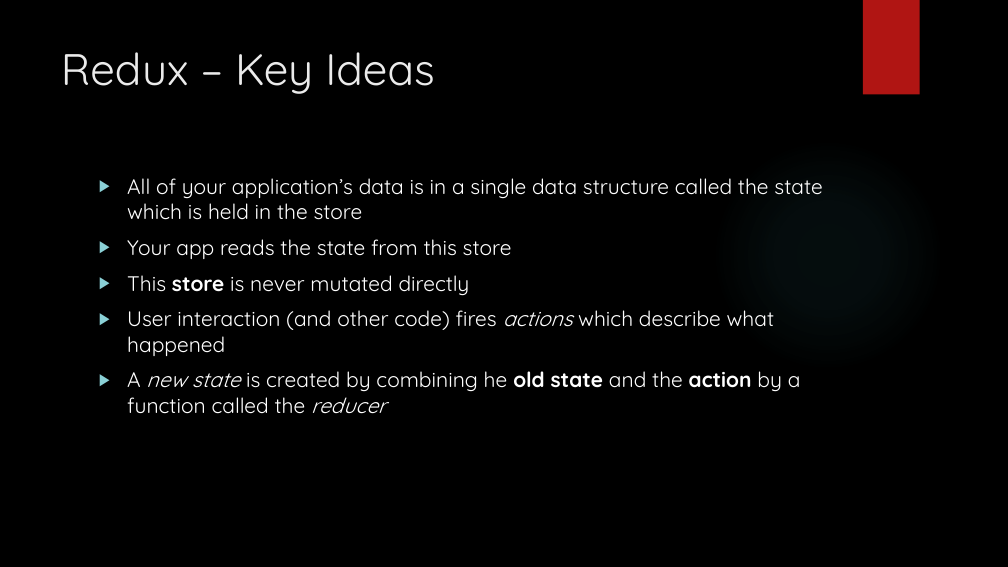
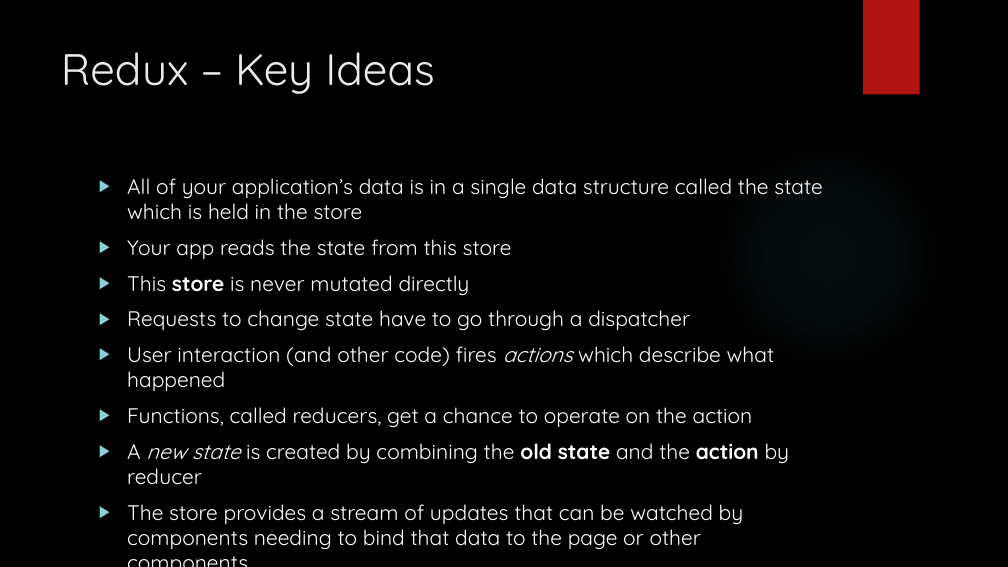
Before and after one commit to hipervee/learnRx, a slide deck: slide 8 of slidesAndImages/Introduction.pptx. Drawn at 1008x567 pixels with LibreOffice and Linux fonts; fonts in the diff are those of the drawing; background and template pictures are left out. Boxes give left, top, right and bottom in pixels: in the first picture for what was removed or moved away, otherwise in the second. Text is boxed around its words. In the diff, an @@ line names an element or a change of style, - is before the commit and + after.

```diff
--- a/slidesAndImages/Introduction.pptx
+++ b/slidesAndImages/Introduction.pptx
@@ text at [127,310,690,331]: paragraph added @@
+▶ Requests to change state have to go through a dispatcher
@@ text at [127,407,790,550]: text changed @@
-▶ A new state is created by combining he old state and the action by a function called the reducer
+▶ Functions, called reducers, get a chance to operate on the action
+▶ A new state is created by combining the old state and the action by reducer
+▶ The store provides a stream of updates that can be watched by components needing to bind that data to the page or other components
```
Also in this commit, not shown: 1 other slide changed.
